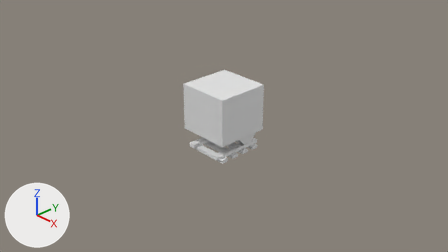
Renders of the Blender file mods/sm_mapnodes/scr/rail.blend from each side of a commit.
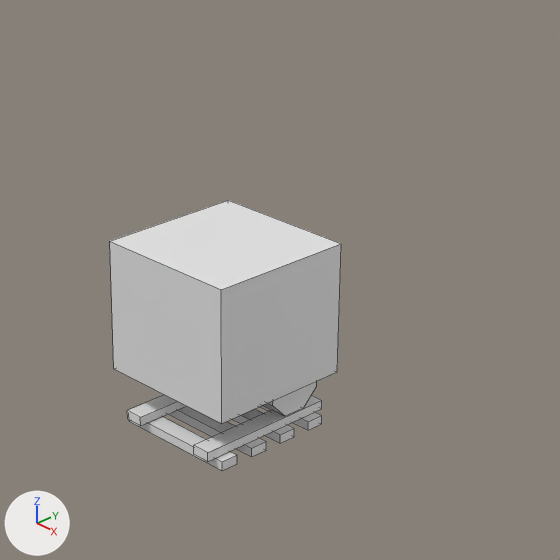
Old and new are each drawn from the file's camera 'Camera.002' and again close up on the part from 32% to 76% of the width and 0% to 77% of the height. Every picture has the same lights, and +X, +Y and +Z are marked at lower left. The close-ups show mesh edges as thin lines. Materials are left out; every surface is plain grey.

Names of what the first close-up shows: 'Train3'.
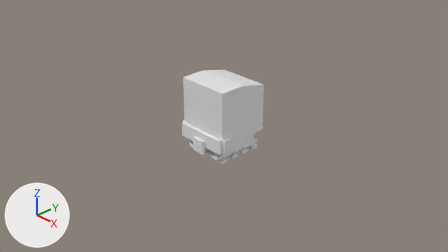
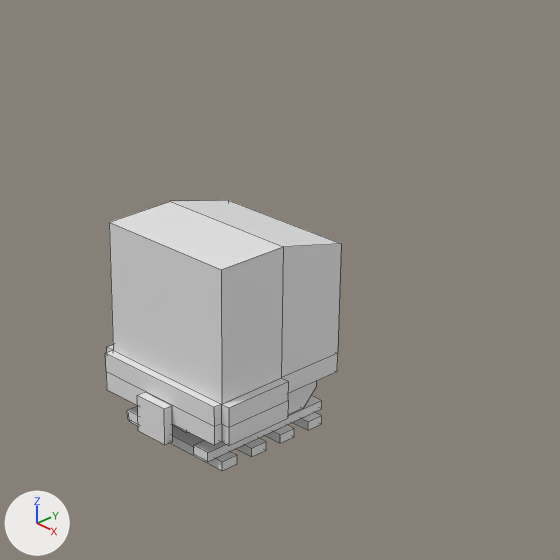
The change in detail:
me_cube_010 is used by ob_train3; location (0.0, 0.0, 0.0).
me_cube_010 had 72 vertices, 52 faces and spanned x -0.5..0.5, y -0.5..0.5, z -0.5..0.75.
me_cube_010 now has 120 vertices, 96 faces and spans x -0.562..0.562, y -0.625..0.5, z -0.5..0.875.
me_cube_010 part 1: a new loose piece, a box spanning x -0.125..0.125, y -0.625..-0.562, z -0.375..-0.125.
Part 2, on me_cube_010:
2 vertices are removed from x -0.5..0.5, y -0.5, z 0.75.
6 faces are deleted.
16 vertices are added at x -0.5..0.5, y -0.5..0.5, z -0.25..0.875.
6 new vertices lie (-0.062, 0.0, 0.0) away from vertices in x -0.5, y -0.5..0.0, z -0.25..0.006.
6 new vertices lie (0.062, 0.0, 0.0) away from vertices in x 0.5, y -0.5..0.0, z -0.25..0.006.
6 new vertices lie (0.0, -0.062, 0.0) away from vertices in x -0.5..0.5, y -0.5, z -0.25..0.006.
38 new faces join them.

Location of each change, (x1, y1, x2, y2) in pixels of the close-ups (560 x 560 px):
'Train3', reshaped
    before: (110, 200, 341, 471)
    after: (105, 200, 341, 471)
part 1 of me_cube_010, added
    after: (137, 392, 173, 445)
part 2 of me_cube_010, built on
    before: (110, 200, 341, 423)
    after: (105, 200, 341, 445)
